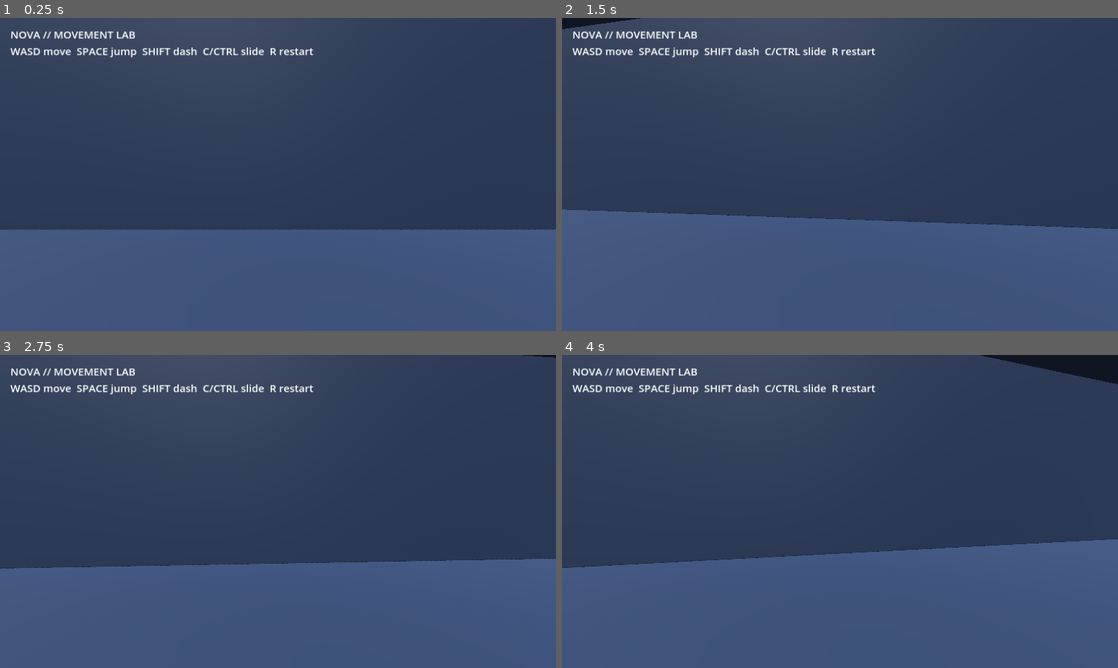
Above: before the commit, frames 1-4 (two rows, left to right).
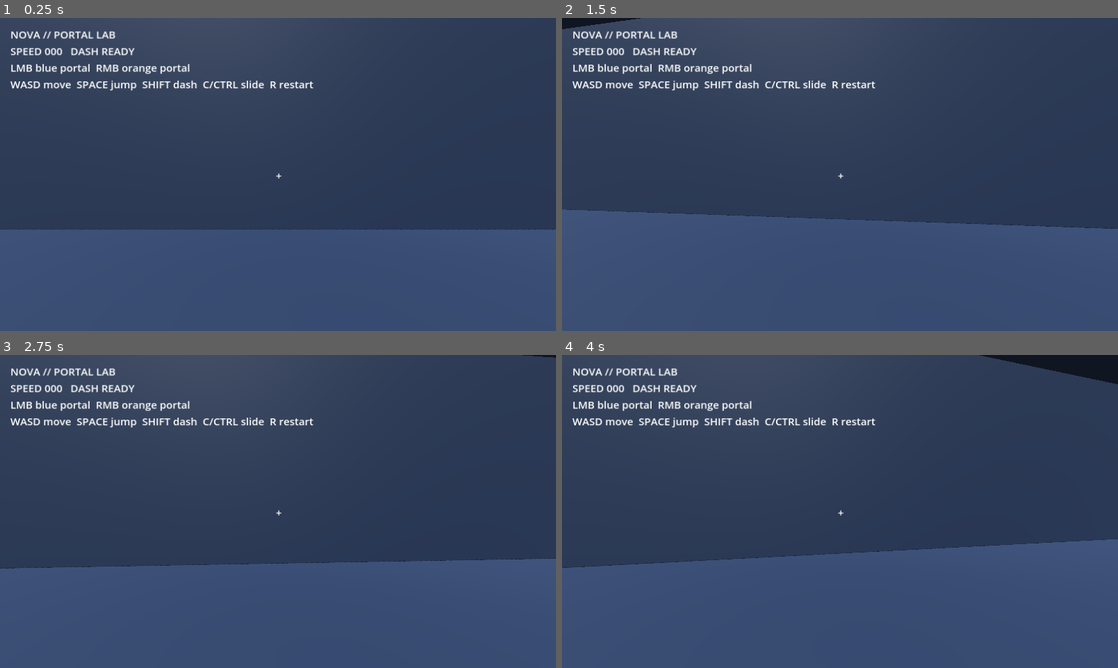
Above: after the commit, the same moments.

Repository: awolfson12/Nova
Game: Godot game, scene res://main.tscn
The game is run twice, just before and just after one commit, with the same random seed, the same clock (stepped at 60 frames per second) and the same inputs.
Inputs (mouse positions are in pixels of both pictures, inside the frame that each line leads up to):
- Up to frame 1 (0.25 s): no input
- Up to frame 2 (1.5 s): move the mouse to (867, 174) at 0.52 s; click (867, 174) at 0.67 s; tap Enter at 1.25 s; move the mouse to (812, 174) at 1.27 s; click (812, 174) at 1.42 s
- Up to frame 3 (2.75 s): tap Space at 2 s; move the mouse to (289, 505) at 2.02 s; click (289, 505) at 2.17 s
- Up to frame 4 (4 s): tap Enter at 2.75 s; move the mouse to (834, 517) at 2.77 s; click (834, 517) at 2.92 s; tap Space at 3.5 s; move the mouse to (878, 514) at 3.52 s; click (878, 514) at 3.67 s

The runs differ from the first frame. In frame 1, 2.2% of the frame differs, in the area x 1-57%, y 4-52%; in frame 2, 2.2%; in frame 3, 2.1%; in frame 4, 2.2%.

Commit message:
Wire Portal Lab into movement course

Diff:
--- a/godot/scripts/main.gd
+++ b/godot/scripts/main.gd
@@ -1,11 +1,15 @@
 extends Node3D
 
 const PLAYER_SCRIPT := preload("res://scripts/player.gd")
+const PORTAL_MANAGER_SCRIPT := preload("res://scripts/portal_manager.gd")
+
+var player: CharacterBody3D
 
 func _ready() -> void:
 	_build_environment()
 	_build_course()
 	_spawn_player()
+	_build_portal_manager()
 	_build_hud()
 
 func _build_environment() -> void:
@@ -26,26 +30,30 @@
 	add_child(light)
 
 func _build_course() -> void:
-	_add_box("Floor", Vector3(0, -0.5, 0), Vector3(54, 1, 54), Color("263247"))
-	_add_box("StartRamp", Vector3(0, 0.4, -10), Vector3(8, 1, 12), Color("38506f"), Vector3(-8, 0, 0))
-	_add_box("LeftWall", Vector3(-8, 3, 2), Vector3(1, 6, 18), Color("314766"))
-	_add_box("RightWall", Vector3(8, 3, 2), Vector3(1, 6, 18), Color("314766"))
-	_add_box("Landing", Vector3(0, 2, 14), Vector3(10, 1, 8), Color("45698f"))
-	_add_box("Step1", Vector3(-5, 1, 23), Vector3(5, 2, 5), Color("354c69"))
-	_add_box("Step2", Vector3(2, 2.5, 23), Vector3(5, 5, 5), Color("3d5878"))
-	_add_box("Step3", Vector3(9, 4, 23), Vector3(5, 8, 5), Color("46698d"))
-	_add_box("HighRun", Vector3(16, 7, 12), Vector3(2, 14, 18), Color("385473"))
-	_add_box("Finish", Vector3(16, 9, -2), Vector3(8, 1, 8), Color("4c7daa"))
-	_add_box("BoundaryNorth", Vector3(0, 4, -27), Vector3(54, 8, 1), Color("1d2737"))
-	_add_box("BoundarySouth", Vector3(0, 4, 27), Vector3(54, 8, 1), Color("1d2737"))
-	_add_box("BoundaryWest", Vector3(-27, 4, 0), Vector3(1, 8, 54), Color("1d2737"))
-	_add_box("BoundaryEast", Vector3(27, 4, 0), Vector3(1, 8, 54), Color("1d2737"))
+	_add_box("Floor", Vector3(0, -0.5, 0), Vector3(54, 1, 54), Color("263247"), Vector3.ZERO, true)
+	_add_box("StartRamp", Vector3(0, 0.4, -10), Vector3(8, 1, 12), Color("38506f"), Vector3(-8, 0, 0), true)
+	_add_box("LeftWall", Vector3(-8, 3, 2), Vector3(1, 6, 18), Color("6c7f96"), Vector3.ZERO, true)
+	_add_box("RightWall", Vector3(8, 3, 2), Vector3(1, 6, 18), Color("6c7f96"), Vector3.ZERO, true)
+	_add_box("Landing", Vector3(0, 2, 14), Vector3(10, 1, 8), Color("7f91a7"), Vector3.ZERO, true)
+	_add_box("Step1", Vector3(-5, 1, 23), Vector3(5, 2, 5), Color("354c69"), Vector3.ZERO, false)
+	_add_box("Step2", Vector3(2, 2.5, 23), Vector3(5, 5, 5), Color("76889e"), Vector3.ZERO, true)
+	_add_box("Step3", Vector3(9, 4, 23), Vector3(5, 8, 5), Color("46698d"), Vector3.ZERO, false)
+	_add_box("HighRun", Vector3(16, 7, 12), Vector3(2, 14, 18), Color("71859d"), Vector3.ZERO, true)
+	_add_box("Finish", Vector3(16, 9, -2), Vector3(8, 1, 8), Color("8ba0b8"), Vector3.ZERO, true)
+	_add_box("PortalTower", Vector3(-17, 5, 12), Vector3(5, 10, 5), Color("8799ad"), Vector3.ZERO, true)
+	_add_box("LaunchCeiling", Vector3(-17, 11, 2), Vector3(10, 1, 14), Color("8799ad"), Vector3.ZERO, true)
+	_add_box("BoundaryNorth", Vector3(0, 4, -27), Vector3(54, 8, 1), Color("1d2737"), Vector3.ZERO, false)
+	_add_box("BoundarySouth", Vector3(0, 4, 27), Vector3(54, 8, 1), Color("1d2737"), Vector3.ZERO, false)
+	_add_box("BoundaryWest", Vector3(-27, 4, 0), Vector3(1, 8, 54), Color("1d2737"), Vector3.ZERO, false)
+	_add_box("BoundaryEast", Vector3(27, 4, 0), Vector3(1, 8, 54), Color("1d2737"), Vector3.ZERO, false)
 
-func _add_box(label: String, position: Vector3, size: Vector3, color: Color, rotation_deg := Vector3.ZERO) -> void:
+func _add_box(label: String, position: Vector3, size: Vector3, color: Color, rotation_deg := Vector3.ZERO, portalable := false) -> void:
 	var body := StaticBody3D.new()
 	body.name = label
 	body.position = position
 	body.rotation_degrees = rotation_deg
+	if portalable:
+		body.add_to_group("portalable")
 
 	var mesh := MeshInstance3D.new()
 	var box_mesh := BoxMesh.new()
@@ -53,6 +61,8 @@
 	var material := StandardMaterial3D.new()
 	material.albedo_color = color
 	material.roughness = 0.78
+	if portalable:
+		material.metallic = 0.18
 	box_mesh.material = material
 	mesh.mesh = box_mesh
 	body.add_child(mesh)
@@ -65,7 +75,7 @@
 	add_child(body)
 
 func _spawn_player() -> void:
-	var player := CharacterBody3D.new()
+	player = CharacterBody3D.new()
 	player.name = "Player"
 	player.position = Vector3(0, 2, -20)
 	player.collision_layer = 2
@@ -91,12 +101,26 @@
 	head.add_child(camera)
 	add_child(player)
 
+func _build_portal_manager() -> void:
+	var manager := Node3D.new()
+	manager.name = "PortalManager"
+	manager.set_script(PORTAL_MANAGER_SCRIPT)
+	add_child(manager)
+	manager.setup(player)
+
 func _build_hud() -> void:
 	var layer := CanvasLayer.new()
+	layer.name = "CanvasLayer"
 	var label := Label.new()
 	label.name = "SpeedLabel"
 	label.position = Vector2(24, 20)
 	label.add_theme_font_size_override("font_size", 24)
-	label.text = "NOVA // MOVEMENT LAB\nWASD move  SPACE jump  SHIFT dash  C/CTRL slide  R restart"
+	label.text = "NOVA // PORTAL LAB\nLMB blue portal  RMB orange portal"
 	layer.add_child(label)
+
+	var crosshair := Label.new()
+	crosshair.position = Vector2(635, 345)
+	crosshair.add_theme_font_size_override("font_size", 24)
+	crosshair.text = "+"
+	layer.add_child(crosshair)
 	add_child(layer)
